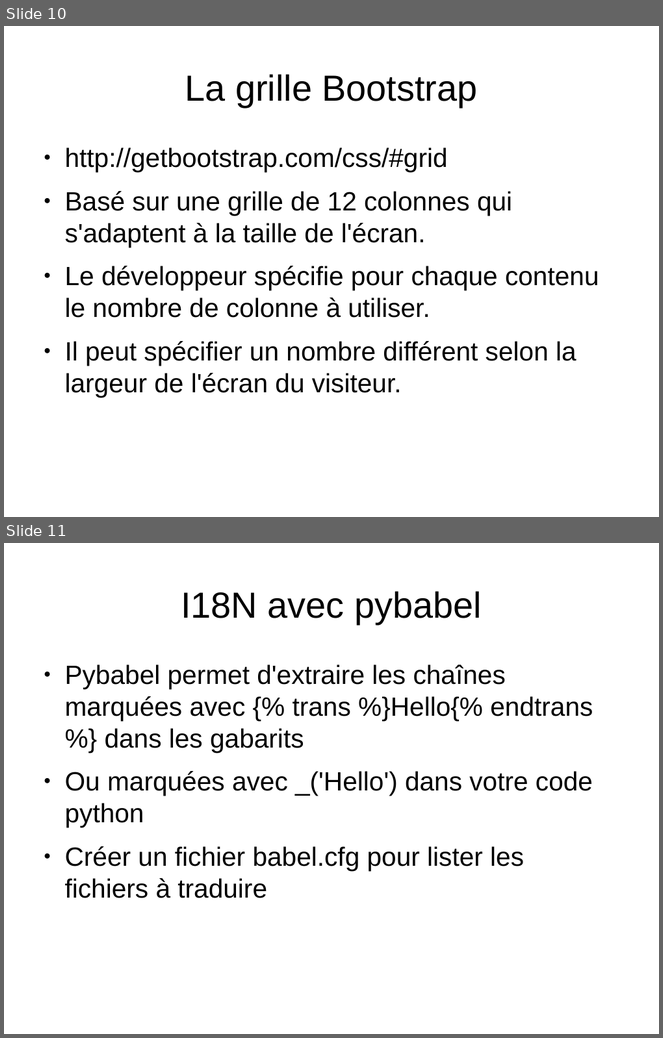
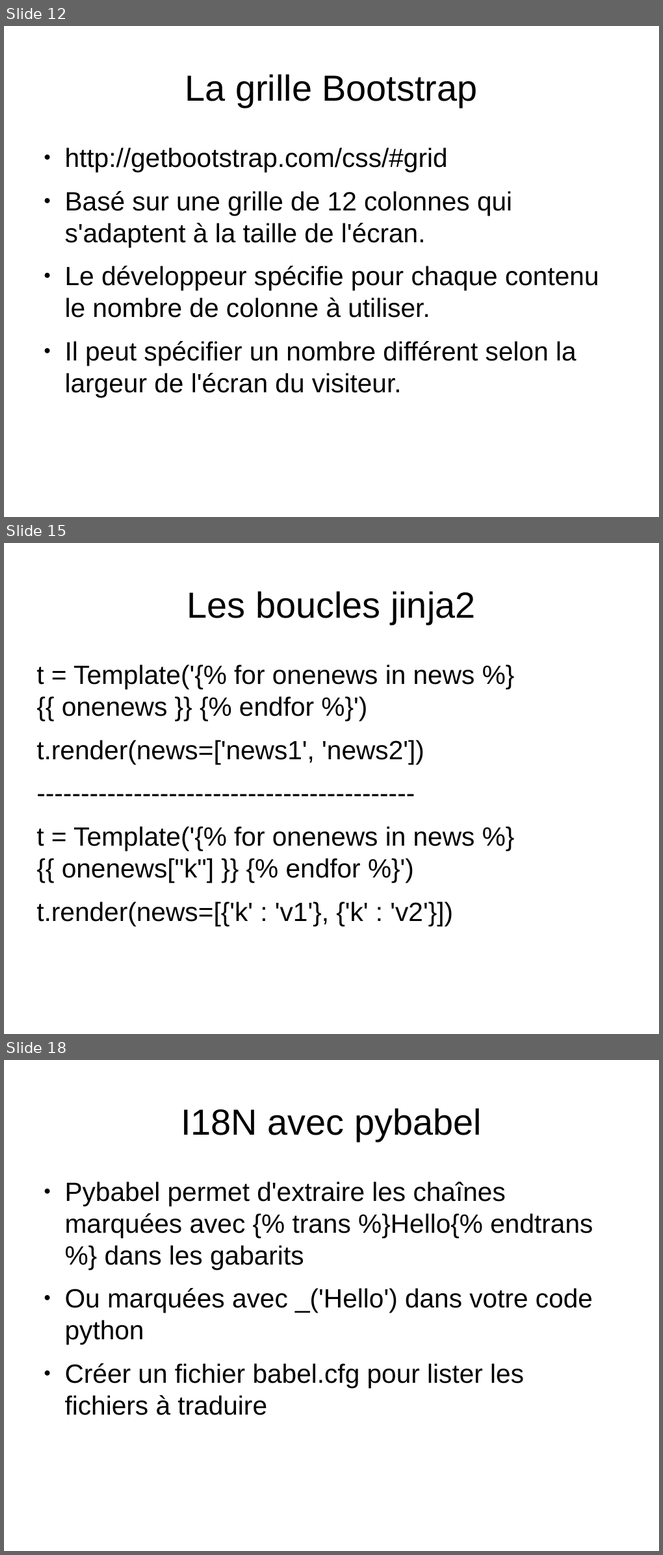
Before and after one commit to bdoin/jinja2-tutorial, a slide deck: presentation-fr.odp. Shown one above the other, each under a label of ours: slides 10 and 11 before the commit, slides 12, 15 and 18 after it; the slides between them are not shown. The pictures are 663x1038 and 663x1555 pixels, drawn with LibreOffice and Linux fonts; fonts in the diff are those of the drawing. Boxes give left, top, right and bottom in pixels: in the first picture for what was removed or moved away, otherwise in the second. Text is boxed around its words. In the diff, an @@ line names an element or a change of style, - is before the commit and + after.

```diff
--- a/presentation-fr.odp
+++ b/presentation-fr.odp
@@ slide 15 added at <box>4,543,659,1034</box>, background #FFFFFF @@
@@ title added at <box>187,591,475,624</box>, 44 pt, text #000000 @@
+Les boucles jinja2
@@ text added at <box>36,665,475,926</box>, 32 pt, text #000000 @@
+t = Template('{% for onenews in news %}{{ onenews }} {% endfor %}')
+t.render(news=['news1', 'news2'])
+-------------------------------------------
+t = Template('{% for onenews in news %}{{ onenews["k"] }} {% endfor %}')
+t.render(news=[{'k' : 'v1'}, {'k' : 'v2'}])
@@ what was slide 10 is now slide 12 @@
@@ what was slide 11 is now slide 18 @@
```
Also in this commit, not shown: 4 slides changed, 7 other slides added, 10 other files.
